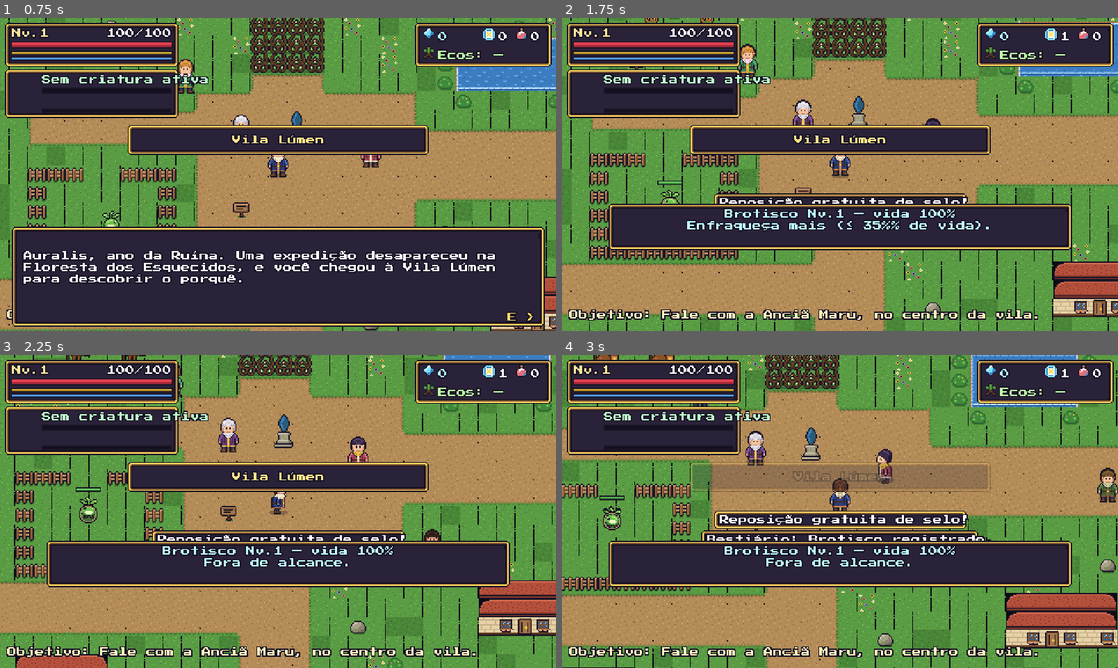
Above: before the commit, frames 1-4 (two rows, left to right).
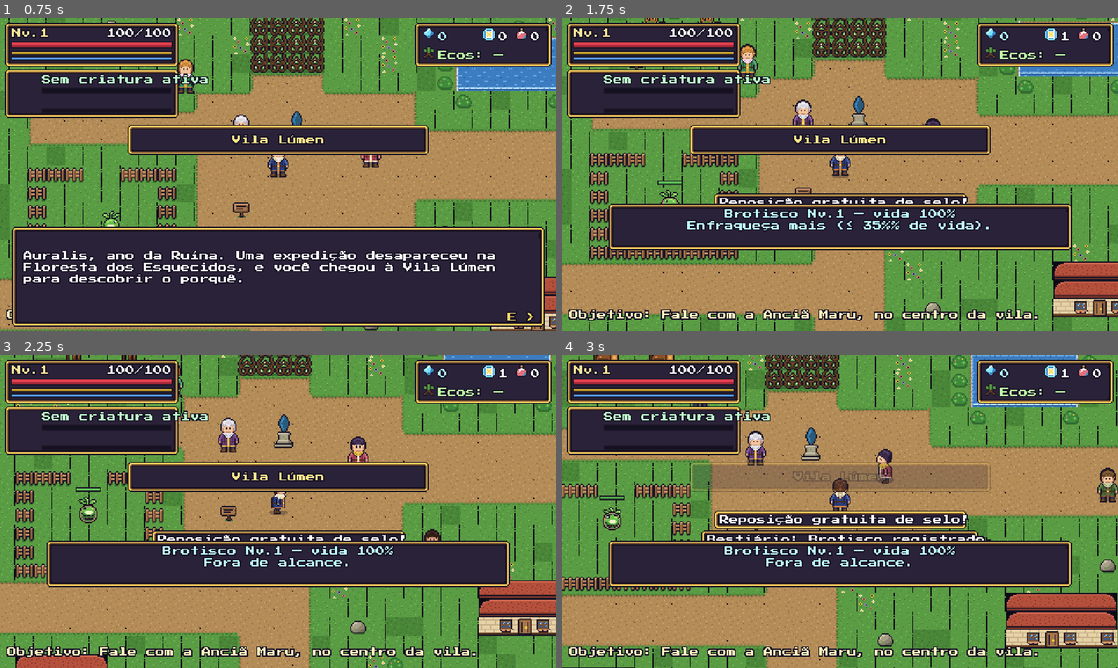
Above: after the commit, the same moments.

Repository: jaapa07/Claude
Game: Godot game, scene res://scenes/main.tscn
Same seed, same stepped clock (60 frames per second), same inputs: the game is played once before the commit and once after it.
Inputs (mouse positions are in pixels of both pictures, inside the frame that each line leads up to):
- Up to frame 1 (0.75 s): tap Enter (ui_accept) at 0.5 s; move the mouse to (400, 158) at 0.52 s; hold D (move_right) from 0.53 s (still down); hold E (interact) from 0.53 s (still down); tap F (capture) at 0.6 s; click (400, 158) at 0.67 s
- Up to frame 2 (1.75 s): tap Enter (ui_accept) at 0.77, 1.52 s; move the mouse to (728, 190) at 1.27 s; release D (move_right) at 1.28 s; release E (interact) at 1.28 s; hold S (move_down) from 1.28 s (still down); tap E (interact) at 1.35 s; tap F (capture) at 1.55 s
- Up to frame 3 (2.25 s): move the mouse to (333, 442) at 2.02 s; release S (move_down) at 2.03 s; hold D (move_right) from 2.03 s (still down); hold J (attack) from 2.03 s (still down)
- Up to frame 4 (3 s): tap E (interact) at 2.3 s; move the mouse to (812, 574) at 2.77 s; release D (move_right) at 2.78 s; release J (attack) at 2.78 s; hold W (move_up) from 2.78 s (still down); tap C (behavior) at 2.85 s; click (812, 574) at 2.92 s

Frame 1 is identical in both runs. In frame 2, less than 0.1% of the frame differs, in the area x 14-29%, y 1-58%; in frame 3, less than 0.1%, in the area x 12-27%, y 0-53%; in frame 4, less than 0.1%.

Commit message:
Polimento de animação: passos reais, antecipação e impacto nas criaturas e inimigos; Ferreiro e Vigia redesenhados
Co-Authored-By: Claude Opus 5.5 <noreply@anthropic.com>
Claude-Session: https://claude.ai/code/session_01SZRMGMxGYvxw7C5NivNDxm

Diff:
--- a/ecos_da_ruina/data/maps/rito_forja.json
+++ b/ecos_da_ruina/data/maps/rito_forja.json
@@ -1 +1 @@
-{"id": "rito_forja", "name": "Rito da Forja", "music": "sant …(4769 unchanged characters)… a_av", "dialog": "rito_placa_av", "x": 55, "y": 6}, {"type": "furnace", "id": "rito_mec1", "group": "rito_av", "x": 51, "y": 3, "so_ruptura": true, "dura": 15.0}, {"type": "furnace", "id": "rito_mec2", "group": "rito_av", "x": 51, "y": 5, "so_ruptura": true, "dura": 15.0}, {"type": "furnace", "id": "rito_mec3", "group": "rito_av", "x": 58, "y": 4, "so_ruptura": true, "dura": 15.0}, {"type": "altar", "id": "rito_altar2", "x": 57, "y": 6, "flag": "rito_avancado_ok", "r …(1369 unchanged characters)…
+{"id": "rito_forja", "name": "Rito da Forja", "music": "sant …(4769 unchanged characters)… a_av", "dialog": "rito_placa_av", "x": 50, "y": 6}, {"type": "furnace", "id": "rito_mec1", "group": "rito_av", "x": 51, "y": 3, "so_ruptura": true, "dura": 15.0}, {"type": "furnace", "id": "rito_mec2", "group": "rito_av", "x": 51, "y": 5, "so_ruptura": true, "dura": 15.0}, {"type": "furnace", "id": "rito_mec3", "group": "rito_av", "x": 58, "y": 4, "so_ruptura": true, "dura": 15.0}, {"type": "altar", "id": "rito_altar2", "x": 58, "y": 6, "flag": "rito_avancado_ok", "r …(1369 unchanged characters)…
--- a/ecos_da_ruina/scripts/boss_ferreiro.gd
+++ b/ecos_da_ruina/scripts/boss_ferreiro.gd
@@ -20,6 +20,7 @@
 var quenches := 0
 var wave_cd := 1.5
 var swipes := 0
+var big_cd := 6.0
 var phase_done := {2: false, 3: false}
 var wave_dirs: Array = []
 var big_r := 84.0
@@ -59,6 +60,8 @@
 		return
 	bt -= delta
 	wave_cd -= delta
+	if phase == 3:
+		big_cd -= delta
 	if quench_t > 0.0:
 		quench_t -= delta
 		if quench_t <= 0.0 and phase >= 2 and alive_flag:
@@ -83,8 +86,9 @@
 			else:
 				_move(Vector2.ZERO, 0.0, delta)
 				_anim("idle")
-			if phase == 3 and swipes >= 2:
+			if phase == 3 and (swipes >= 2 or big_cd <= 0.0):
 				swipes = 0
+				big_cd = 7.0
 				bst = B.TELE_BIG
 				bt = float(bdef["aviso_grande"]) * Game.warning_mult()
 				Audio.play("telegraph")
--- a/ecos_da_ruina/scripts/entity.gd
+++ b/ecos_da_ruina/scripts/entity.gd
@@ -127,11 +127,9 @@
 			_spr("fx_sparkle", Vector2(0, -6), true, 16, false)
 			sprite.modulate = Color(0.8, 0.85, 1.0, 0.25)
 		"rite_reset":
-			_spr("sign", Vector2(0, -2)); solid = true
-			sprite.modulate = Color(1.0, 0.7, 0.45)
+			_rite_prop(11, Vector2(0, -2)); solid = true
 		"altar":
-			_spr("shrine", Vector2(0, -8), true, 24, Game.has_flag(def.get("flag", "")))
-			sprite.modulate = Color(1.0, 0.75, 0.55)
+			_rite_prop(1 if Game.has_flag(def.get("flag", "")) else 0, Vector2(0, -4))
 			solid = true
 	if solid:
 		collision_layer = 1
@@ -165,6 +163,15 @@
 	sprite.offset = off
 	add_child(sprite)
 	return sprite
+
+## Peças do rito (rito_props.png, ordem: altar_off altar_on sigil_off sigil_on gate_closed gate_open pipe_h pipe_v gauge_cold gauge_mid gauge_hot reset_stone)
+func _rite_prop(idx: int, off: Vector2) -> void:
+	sprite = Sprite2D.new()
+	sprite.texture = Art.sprite_tex("rito_props")
+	sprite.region_enabled = true
+	sprite.region_rect = Rect2(idx * 16, 0, 16, 16)
+	sprite.offset = off
+	add_child(sprite)
 
 func _set_prop(name: String) -> void:
 	if sprite:
--- a/ecos_da_ruina/scripts/world.gd
+++ b/ecos_da_ruina/scripts/world.gd
@@ -1418,7 +1418,8 @@
 		say(a.def.get("msg_falta", "Os mecanismos do rito ainda não estão acesos."))
 		return
 	Game.set_flag(flag)
-	a.set_frame(true, 24)
+	if a.sprite:
+		a.sprite.region_rect = Rect2(16, 0, 16, 16)      # rite_altar_on
 	Audio.play("levelup")
 	shake(1.5, 0.3)
 	for k in 6:
--- a/ecos_da_ruina/tests/e2e_bot.gd
+++ b/ecos_da_ruina/tests/e2e_bot.gd
@@ -160,7 +160,11 @@
 	var path: Array = []
 	var pi := 0
 	var replan := 0.0
+	var start_map := W.map_id
 	while t < timeout:
+		if W.map_id != start_map or W.transition_busy:
+			release_moves()
+			return true
 		if P.state == Player.S.DEAD:
 			release_moves()
 			return false
@@ -486,6 +490,7 @@
 	if stage_limit <= 21: return
 	await r2_pos_ferreiro()
 	if stage_limit <= 22: return
+	await r2_rito_avancado()
 	await r2_save_load()
 
 # =============================================================== ESTÁGIOS
@@ -1402,6 +1407,58 @@
 	# ---- dados: validação
 	check("Validação de dados sem erros", Data.errors.is_empty(), str(Data.errors))
 	check("15 espécies-base e 3 evoluções jogáveis cadastradas", Data.species.size() >= 18)
+	# ---- Região 2: garantias de design verificadas nos dados
+	var r2_sp := ["faisquito", "ferrunho", "fuligin"]
+	var ok_sp := true
+	for sid in r2_sp:
+		var sp: Dictionary = Data.species[sid]
+		if sp["status"] != "jogavel" or sp["raridade"] == "rara" or int(sp["evolucao"]["nivel"]) > 11 or Data.species[sp["evolucao"]["para"]]["status"] != "jogavel":
+			ok_sp = false
+	check("R2: espécies das minas jogáveis, não raras, evolução até o nível 11", ok_sp)
+	# nenhum portão obrigatório depende de criatura, de Eco ou de flag que só se obtém depois dele
+	var creature_flags := {}
+	var eco_flags := {}
+	for mid in Data.regions["minas"]["mapas"]:
+		for e in Data.maps[mid]["entities"]:
+			if e["type"] in ["rail_marked", "draft", "vine"] and not e.get("hero", false):
+				creature_flags[e["flag"]] = mid
+			if e["type"] == "crack":
+				eco_flags[e["flag"]] = mid
+	var bad := []
+	for mid in Data.regions["minas"]["mapas"]:
+		for e in Data.maps[mid]["entities"]:
+			if e["type"] == "door":
+				for f in e.get("open_flags", []):
+					if creature_flags.has(f) or eco_flags.has(f) or f == "ferreiro_morto" and mid != "fundicao_c":
+						bad.append("%s:%s" % [mid, e["id"]])
+			if e["type"] == "exit" and e.get("if_flag", "") in creature_flags:
+				bad.append("%s:saida" % mid)
+	check("R2: portões obrigatórios não dependem de criatura nem de Ruptura Ígnea (sem dependência circular)", bad.is_empty(), str(bad))
+	var agua := []
+	for mid in Data.regions["minas"]["mapas"]:
+		for e in Data.maps[mid]["entities"]:
+			if e["type"] == "valve" and not e.has("flag") and not e.get("boss", false):
+				agua.append(e["id"])
+			if e.get("species", "") in ["goturim", "marulume"] or e["type"] == "vine":
+				agua.append(str(e.get("id", e["type"])))
+	check("R2: resfriamento só por válvulas locais (nenhuma criatura de água nas minas)", agua.is_empty(), str(agua))
+	# forja: custo e efeito
+	Game.inventory["minerio_cobre"] = 3
+	Game.fragments = 40
+	var atk_f := Game.hero_atk()
+	var ok_f := Game.forge_upgrade("espada_viajante")
+	check("R2: forja consome materiais e melhora a arma (+3 de ataque)", ok_f and Game.item_count("minerio_cobre") == 0 and Game.fragments == 0 and abs(Game.hero_atk() - atk_f - 3.0) < 0.01)
+	check("R2: forja recusa sem materiais", Game.forge_check("espada_viajante") != "" and not Game.forge_upgrade("espada_viajante"))
+	Game.inventory["luvas_termicas"] = 1
+	check("R2: Luvas Térmicas reduzem o calor pela metade", is_equal_approx(Game.heat_mult(), 0.5))
+	# condicional por área (válvula resfria só a ala)
+	W.load_map("pedreira_oca", "from_forja")
+	await frames(3)
+	var q_before: String = W.cur_tiles[15][20]
+	Game.set_flag("pedreira_valv")
+	await frames(2)
+	check("R2: válvula converte Q->q só dentro da área", q_before == "Q" and W.cur_tiles[15][20] == "q" and W.cur_tiles[33][42] == "Q")
+	Game.set_flag("pedreira_valv", false)
 
 ## Captura quadro a quadro do combo de espada (para conferir a animação)
 func run_demo() -> void:
@@ -1486,15 +1543,26 @@
 	await frames(5)
 	return Game.active_ind().get("uuid", "") == u
 
+## Tenta os indivíduos do habitat em ordem (o habitat fixo tem mais de um, como garante o documento).
 func capture_species(id: String, limit := 0.3) -> bool:
-	var w := ent_by_id(id)
-	if w == null:
-		return false
-	await goto(w.global_position + Vector2(18, 0), 14.0, 40.0)
-	await weaken(w, limit)
-	if not is_instance_valid(w) or not w.alive_flag:
-		return false
-	return await capture_wild(w, 10)
+	var ids: Array = [id]
+	for e in get_tree().get_nodes_in_group("wild"):
+		var w0: Node = e
+		var me := ent_by_id(id)
+		if me != null and w0 != me and w0.species_id == me.species_id and w0.global_position.distance_to(me.global_position) < 200.0:
+			ids.append(w0.uid)
+	var n0 := Game.individuals.size()
+	for wid in ids:
+		var w := ent_by_id(wid)
+		if w == null or not w.alive_flag:
+			continue
+		await goto(w.global_position + Vector2(18, 0), 14.0, 40.0)
+		await weaken(w, limit)
+		if not is_instance_valid(w) or not w.alive_flag:
+			continue
+		if await capture_wild(w, 10):
+			return true
+	return Game.individuals.size() > n0
 
 # ---------------------------------------------------------------- 13. chegada à Forja de Cobre
 func r2_forja_chegada() -> void:
@@ -2020,14 +2088,17 @@
 	check("R2: fase 3 aos 30%: parte do piso vira lava, borda e faixa do meio preservadas", b.phase == 3 and W.tile_char_at(tpos(31, 10)) == "L" and W.tile_char_at(tpos(31, 16)) == "z" and W.tile_char_at(tpos(19, 10)) == "z")
 	var saw_big := false
 	var t3 := 0.0
-	while t3 < 20.0 and not saw_big:
+	while t3 < 20.0 and not saw_big and is_instance_valid(b) and P.state != Player.S.DEAD:
 		if b.bst == b.B.TELE_BIG:
 			saw_big = true
 		await ferreiro_step(b)
 		t3 += 0.1
 	check("R2: fase 3: grande martelada anunciada (1,2 s)", saw_big)
 	await shot("r2_20_ferreiro_f3")
-	await die_generic(b, "fase 3 do Ferreiro")
+	if is_instance_valid(b) and P.state != Player.S.DEAD:
+		await die_generic(b, "fase 3 do Ferreiro")
+	else:
+		await secs(4.5)
 	check("R2: derrota fase 3: piso restaurado e reinício limpo", W.tile_char_at(tpos(31, 10)) == "z" and not Game.has_flag("tmp_ferreiro_piso") and not Game.has_flag("ferreiro_morto"))
 	# ---- luta real
 	Game.heal_team()
@@ -2078,7 +2149,7 @@
 	check("R2: forja +3 liberada pela grande forja", not ("grande forja" in Game.forge_check("lanca_cobre")))
 	# elevador: atalho Forja <-> Pedreira
 	ok = await exit_to("pedreira_oca", 40 * 16.0 + 8.0, 22 * 16.0 + 8.0)
-	check("R2: elevador da Forja desce à Pedreira (atalho)", ok and W.map_id == "pedreira_oca" and tile_of(P.global_position).distance_to(Vector2i(45, 6)) < 3.0)
+	check("R2: elevador da Forja desce à Pedreira (atalho)", ok and W.map_id == "pedreira_oca" and tile_of(P.global_position).distance_to(Vector2i(45, 6)) < 3.0, "%s %s" % [W.map_id, str(tile_of(P.global_position))])
 	# revisita: o veio esquecido
 	await goto(tpos(46, 16), 8.0, 60.0)
 	await use_ent("veio_rocha", Vector2(0, -14), Vector2.DOWN)
@@ -2087,6 +2158,43 @@
 	check("R2: tesouro do veio (Couraça de Placas de Cobre) e missão secreta", Game.item_count("placa_cobre") == 1 and Game.has_flag("veio_tesouro"))
 	ok = await exit_to("forja_cobre", 45 * 16.0, 4 * 16.0 + 8.0)
 	check("R2: elevador sobe de volta à Forja", ok and W.map_id == "forja_cobre")
+
+# ---------------------------------------------------------------- rito avançado (opcional, testa a Ruptura Ígnea)
+func r2_rito_avancado() -> void:
+	var ok := await exit_to("fundicao_b", 23 * 16.0 + 8.0, 8.0)
+	ok = ok and await exit_to("rito_forja", 59 * 16.0 + 8.0, 31 * 16.0 + 8.0)
+	check("R2: rito revisitado pela passagem de carga", ok and W.map_id == "rito_forja")
+	await use_ent("rito_rocha", Vector2(0, 16), Vector2.UP)
+	check("R2: Ruptura Ígnea abre a ala do rito avançado", Game.has_flag("rito_rocha") and not W.is_solid_char(W.tile_char_at(tpos(54, 8))))
+	await use_ent("rito_mec1", Vector2(48, 16), Vector2.UP)
+	check("R2: mecanismo térmico não acende com chama comum", not ent_by_id("rito_mec1").lit)
+	var slot := Game.eco_slots.find("ruptura_ignea")
+	var key := "eco%d" % (slot + 1)
+	P.energy = Player.ENERGY_MAX
+	await goto(tpos(54, 4), 3.0, 20.0)
+	await face(Vector2.LEFT)
+	await tap(key, 2)
+	await frames(10)
+	check("R2: uma Ruptura acende os dois mecanismos do oeste", ent_by_id("rito_mec1").lit and ent_by_id("rito_mec2").lit)
+	await goto(tpos(57, 4), 3.0, 20.0)
+	var w := 0
+	while P.eco_cd[slot] > 0.0 and w < 900:
+		await frames(5)
+		w += 5
+	await face(Vector2.RIGHT)
+	await tap(key, 2)
+	await frames(10)
+	check("R2: rito avançado: três mecanismos sincronizados com a Ruptura Ígnea", Game.has_flag("rito_av_mec"))
+	await use_ent("rito_altar2", Vector2(-16, 0), Vector2.RIGHT)
+	await advance_dialogs()
+	check("R2: recompensa única do rito avançado (Amuleto da Brasa)", Game.has_flag("rito_avancado_ok") and Game.item_count("amuleto_brasa") == 1,
+		"pos=%s prompt=%s mec=%s" % [str(tile_of(P.global_position)), W.current_prompt, Game.has_flag("rito_av_mec")])
+	W.rite_altar(ent_by_id("rito_altar2"))
+	check("R2: rito avançado não repete a recompensa", Game.item_count("amuleto_brasa") == 1)
+	await shot("r2_23_rito_avancado")
+	ok = await exit_to("fundicao_b", 8.0, 14 * 16.0 + 8.0)
+	ok = ok and await exit_to("forja_cobre", 28 * 16.0 + 8.0, 1 * 16.0 + 8.0)
+	check("R2: volta à Forja pelo atalho", ok and W.map_id == "forja_cobre")
 
 # ---------------------------------------------------------------- 23. salvar e carregar
 func r2_snapshot() -> Dictionary:
@@ -2110,8 +2218,11 @@
 	check("R2: load mantém melhorias da forja, inventário e equipamento", after["up"] == snap["up"] and after["inv"] == snap["inv"] and after["equip"] == snap["equip"])
 	check("R2: load mantém atalhos, segredos, mudanças e chefões", after["r2flags"] == snap["r2flags"] and after["r2flags"].size() >= 12, str(after["r2flags"]))
 	check("R2: load mantém Eco e baús únicos", Game.has_eco("ruptura_ignea") and after["chests"] == snap["chests"])
+	check("R2: portão da Fundição continua aberto após carregar", not door_closed_at(23, 2), "%s %s %s" % [W.map_id, W.cur_tiles[2][23], Game.has_flag("atalho_fundicao_aberto")])
+	check("R2: elevador segue ativo após carregar", W.map_id == "forja_cobre" and W.tile_char_at(tpos(40, 22)) == "%")
 	var chests_n := Game.chests.size()
-	await use_ent("forja_bau_rocha", Vector2(0, 14), Vector2.UP)
-	check("R2: baú único não reaparece após carregar", Game.chests.size() == chests_n and Game.item_count("diario_ilda") == 1)
-	check("R2: portão da Fundição continua aberto após carregar", not door_closed_at(23, 2))
+	var bau := ent_by_id("forja_bau_rocha")
+	bau.interact(P)
+	await frames(5)
+	check("R2: baú único não reaparece após carregar", bau.opened and Game.chests.size() == chests_n and Game.item_count("diario_ilda") == 1)
 	check("R2: dados sem erros de validação", Data.errors.is_empty(), str(Data.errors))
Binary file changed: ecos_da_ruina/assets/sprites/auripim.png
Binary file changed: ecos_da_ruina/assets/sprites/brotisco.png
Binary file changed: ecos_da_ruina/assets/sprites/cascalito.png
Binary file changed: ecos_da_ruina/assets/sprites/cervo.png
Binary file changed: ecos_da_ruina/assets/sprites/cogumelo.png
Binary file changed: ecos_da_ruina/assets/sprites/ferreiro.png
Binary file changed: ecos_da_ruina/assets/sprites/ferrunho.png
Binary file changed: ecos_da_ruina/assets/sprites/fuligin.png
Binary file changed: ecos_da_ruina/assets/sprites/galhardo.png
Binary file changed: ecos_da_ruina/assets/sprites/lenhador.png
Binary file changed: ecos_da_ruina/assets/sprites/lesma_escoria.png
Binary file changed: ecos_da_ruina/assets/sprites/lobo_espinhos.png
(and 12 more such lines)
